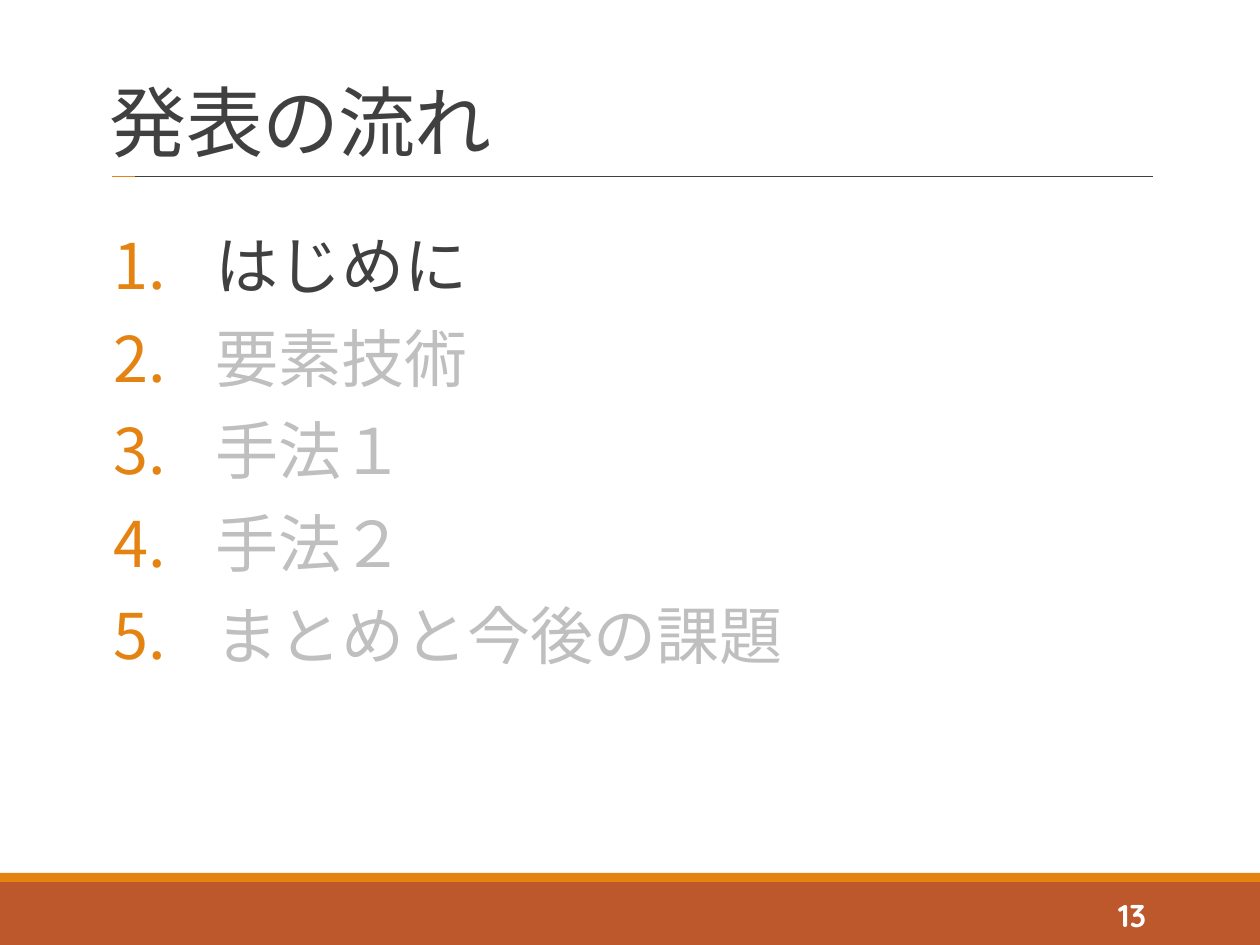
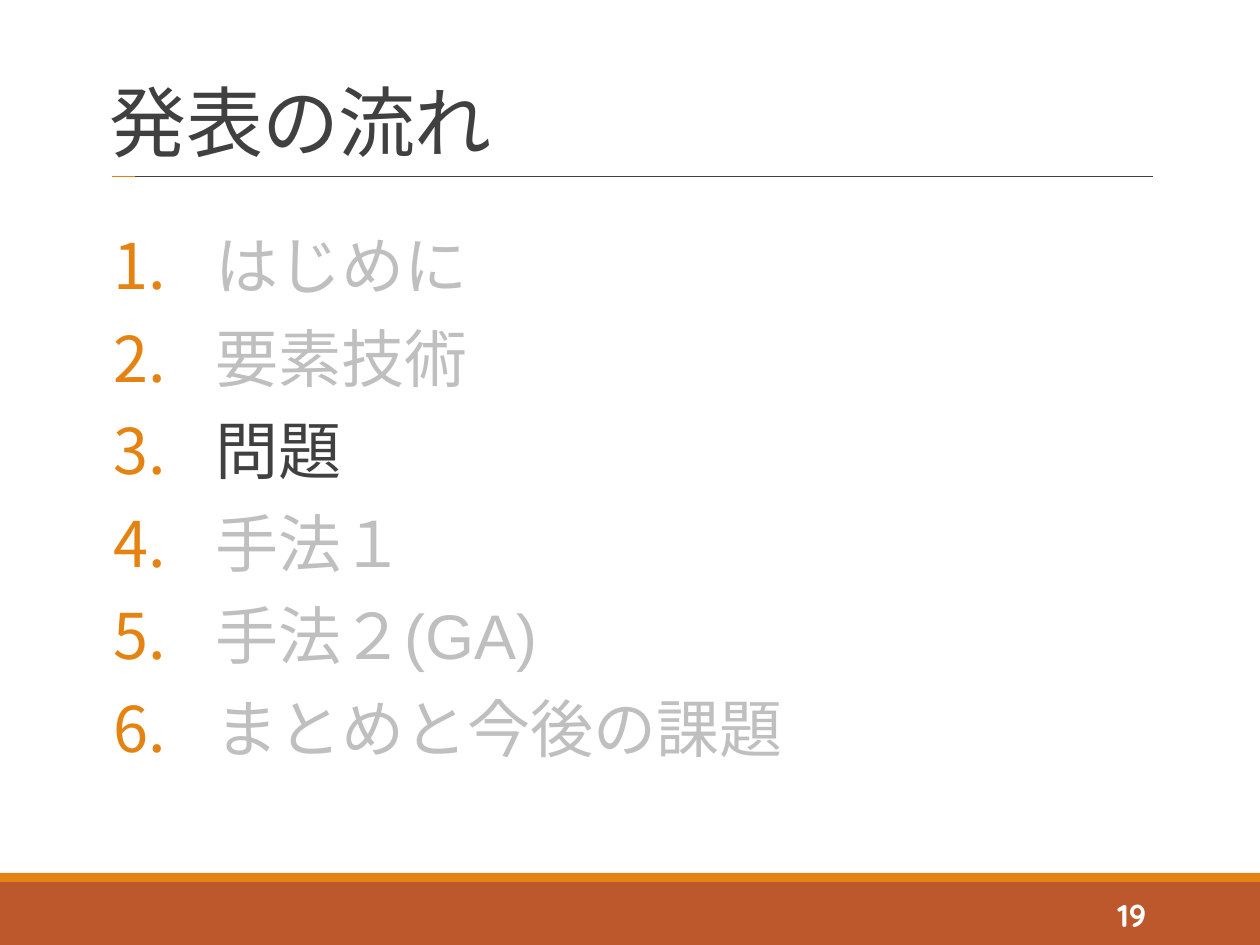
Before and after one commit to tatsuya-sugiyama/WeeklyReport, a slide deck: slide 19 of report/2020後期/2020_2nd_sugiyama.pptx (slide 13 before the commit). Drawn at 1260x945 pixels with LibreOffice and Linux fonts; fonts in the diff are those of the drawing. Boxes give left, top, right and bottom in pixels: in the first picture for what was removed or moved away, otherwise in the second. Text is boxed around its words. In the diff, an @@ line names an element or a change of style, - is before the commit and + after.

```diff
--- a/report/2020後期/2020_2nd_sugiyama.pptx
+++ b/report/2020後期/2020_2nd_sugiyama.pptx
@@ text at (216, 240, 468, 293): text colour #404040 to #BFBFBF in "はじめに" @@
@@ text at (216, 423, 342, 479): paragraph added @@
+3. 問題
@@ text at (216, 606, 538, 672): text changed @@
-4. 手法２
+5. 手法２(GA)
@@ page number at (1117, 904, 1146, 927): text changed @@
-13
+19
```
Also in this commit, not shown: 10 other slides changed, 8 slides added, 2 other files.
